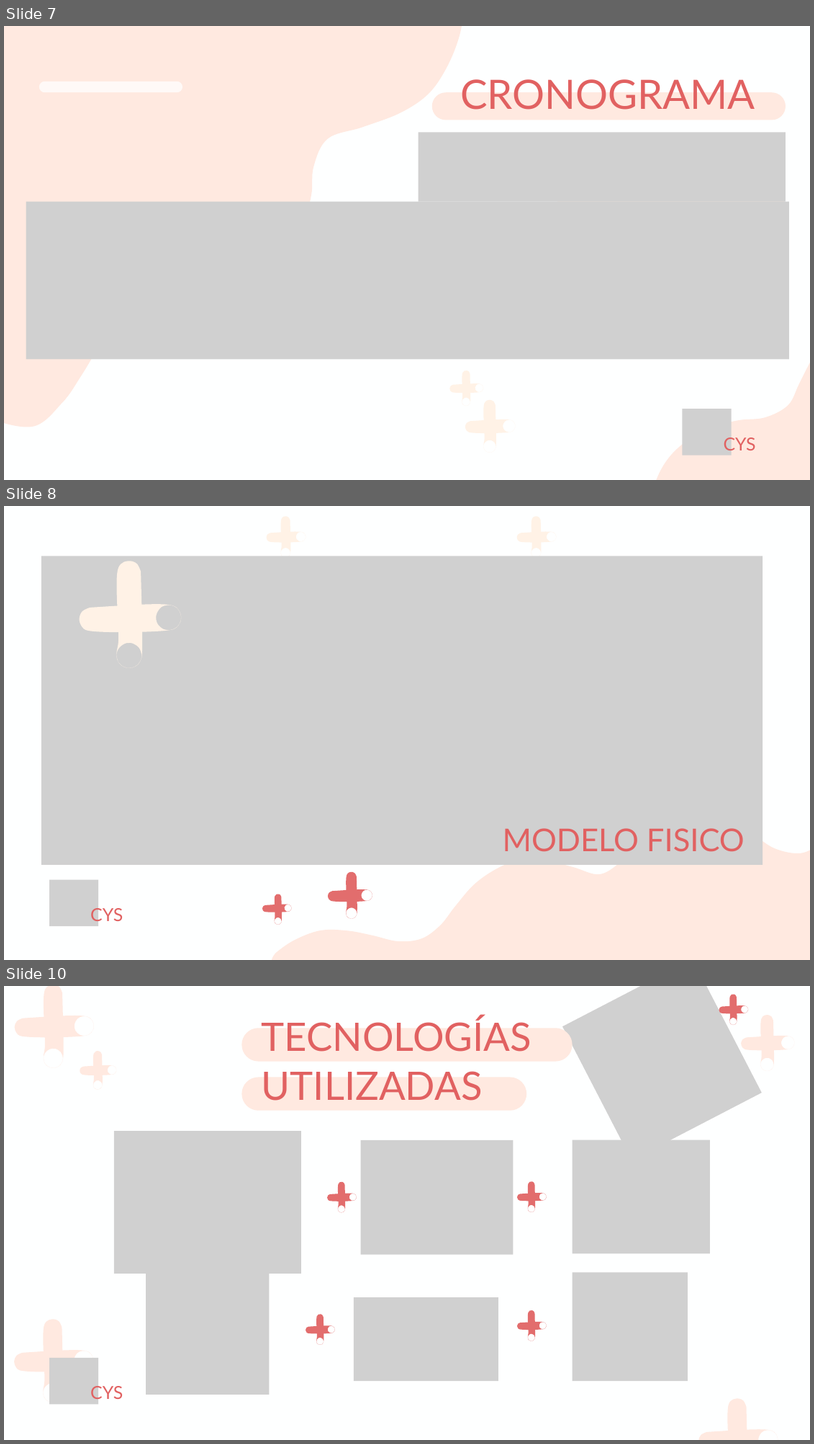
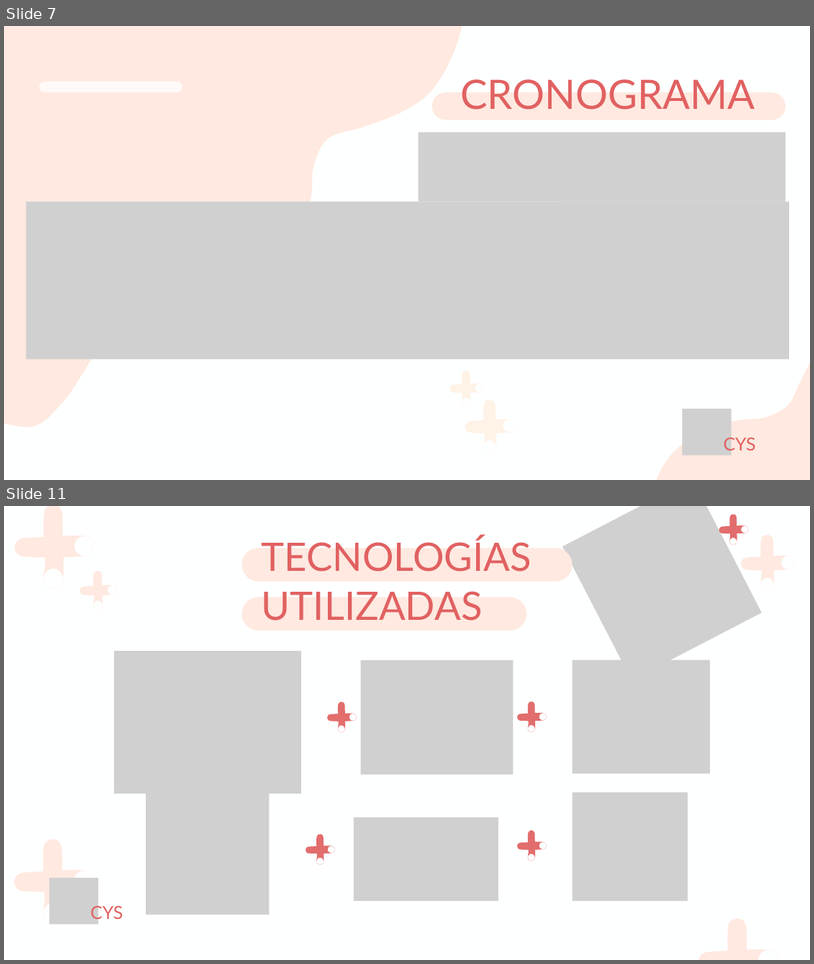
Before and after one commit to SamuelVallejos/Consultorio_Cys, a slide deck: Fase 3/Evidencias Grupales/Presentación Final Del Proyecto (Español) - .pptx. Shown one above the other, each under a label of ours: slides 7, 8 and 10 before the commit, slides 7 and 11 after it; the slides between them are not shown. The pictures are 814x1444 and 814x964 pixels, drawn with LibreOffice and Linux fonts; fonts in the diff are those of the drawing; grey boxes stand for pictures. Boxes give left, top, right and bottom in pixels: in the first picture for what was removed or moved away, otherwise in the second. Text is boxed around its words. In the diff, an @@ line names an element or a change of style, - is before the commit and + after.

```diff
--- a/Fase 3/Evidencias Grupales/Presentación Final Del Proyecto (Español) - .pptx
+++ b/Fase 3/Evidencias Grupales/Presentación Final Del Proyecto (Español) - .pptx
@@ slide 8 removed at [4, 506, 810, 960], background #FEFFFF @@
@@ freeform shape removed at [280, 516, 291, 558] @@
@@ freeform shape removed at [530, 516, 542, 558] @@
@@ freeform shape removed at [267, 531, 306, 543] @@
@@ freeform shape removed at [517, 531, 557, 543] @@
@@ picture removed at [41, 556, 763, 865] @@
@@ freeform shape removed at [103, 559, 229, 571] @@
@@ freeform shape removed at [114, 561, 143, 669] @@
@@ freeform shape removed at [238, 567, 810, 960] @@
@@ freeform shape removed at [344, 559, 471, 571] @@
@@ freeform shape removed at [584, 559, 712, 571] @@
@@ freeform shape removed at [80, 602, 182, 633] @@
@@ picture removed at [450, 600, 515, 680] @@
@@ freeform shape removed at [424, 796, 756, 829] @@
@@ text removed at [503, 828, 745, 851] @@
-MODELO FISICO
@@ freeform shape removed at [345, 872, 358, 919] @@
@@ picture removed at [49, 880, 98, 926] @@
@@ freeform shape removed at [274, 893, 282, 924] @@
@@ freeform shape removed at [328, 888, 373, 902] @@
@@ text removed at [90, 906, 123, 924] @@
-CYS
@@ freeform shape removed at [262, 903, 292, 912] @@
@@ what was slide 10 is now slide 11 @@
```
Also in this commit, not shown: 9 slides changed, 4 slides added, 1 other slide removed.
